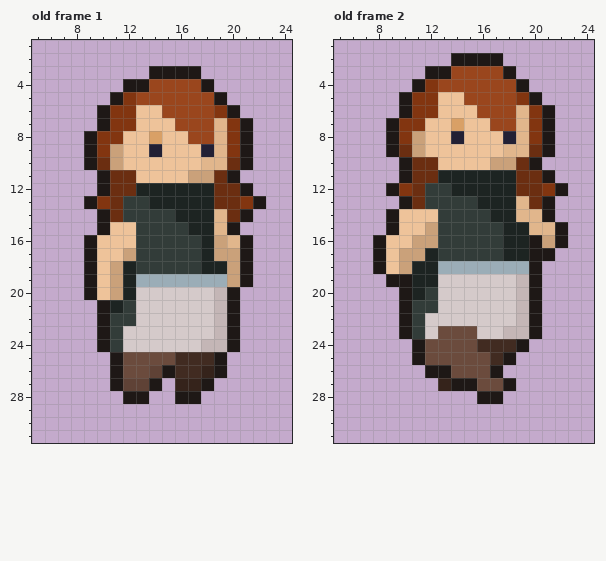
Two states of a animated GIF sprite, images/running.gif. This is how it looked before the edit.
The file is 32x32 pixels, 6 frames. Shown: old frame 1: x 5..24, y 1..31; old frame 2: x 5..24, y 1..31. The commit also changed other frames, which this record leaves out.
And afterwards:
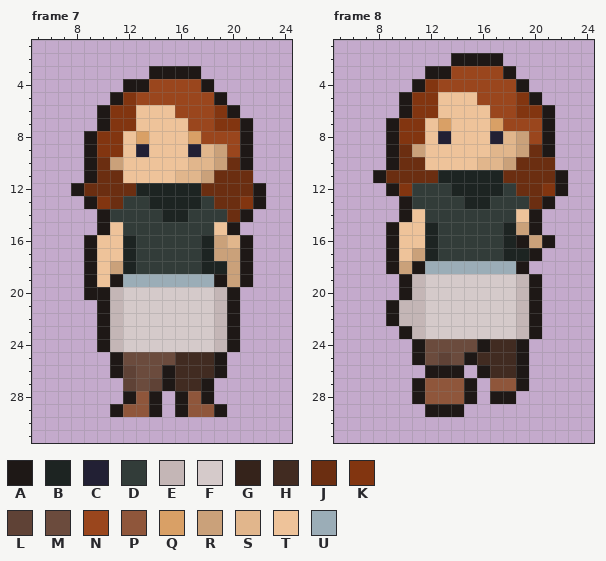
Palette (. is transparent): A #1e1816  B #1d2422  C #222034  D #323c39  E #c4b6b6  F #d5caca  G #35231b  H #412b21  J #6b2e11  K #823510  L #5f4236  M #6b4b3d  N #9a461d  P #8f563b  Q #d9a066  R #caa17a  S #e1b68c  T #eec39a  U #9badb7
A new or re-ordered frame is compared with the old frame closest to it.
The exact change:
frames 6 -> 17
Changed rows in their new state; - is an unchanged pixel.
Frame 7 is new; against old frame 1:
first column x 8:
 6 -------T-------
 7 --------T--K---
 8 -----QT--Q-NN--
 9 ---K-CT--CSRN--
10 ---------S-R---
11 -AJ-T---SS--JJ-
12 AJJ-------J--JA
13 ----------D----
14 ---D---B-DDD---
15 ----D----DDT---
16 ----B----------
17 ----B----------
19 ---AU------A---
20 --AEF----------
21 ---EF----------
22 ---EF----------
23 ---E-----------
24 ---E------F----
26 ----L-M---H----
27 ---.-MLAHH-----
28 -----PA--PA----
29 ---APPA-APPA---
Frame 8 is new; against old frame 2:
first column x 8:
 5 -------T-------
 6 --------T--K---
 7 -----QT--Q-NN--
 8 ---K-CT--CSRN--
 9 ---------S-R---
10 -AJ-T---SS--JJ-
11 AJJ-------J--JA
12 ---D------D----
13 ---D---B-DDD---
14 -.A-D----DDTA.-
15 ----B------RA..
16 .A-TB------ARA.
17 .AT----------.-
18 .A-AU------A.--
19 -.-EF----------
20 ---EF----------
21 -AEEF----------
22 -AEE-----------
23 ---E-FFF--F----
24 --------A------
25 -----L-AH-HA---
26 ------A.AHHA---
27 ---APPP-.PPA---
28 ---APPPA.-A----
29 ----AAA--------
